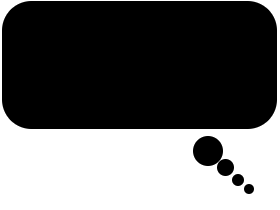
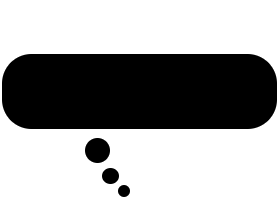
Comparing the layer stacks of the two 280x210 images. Changes:
renamed "Background copy" to "Pasted Layer", painted on it over left=2, top=1, right=277, bottom=83
painted on "Thought bubbles" over left=85, top=136, right=254, bottom=197
